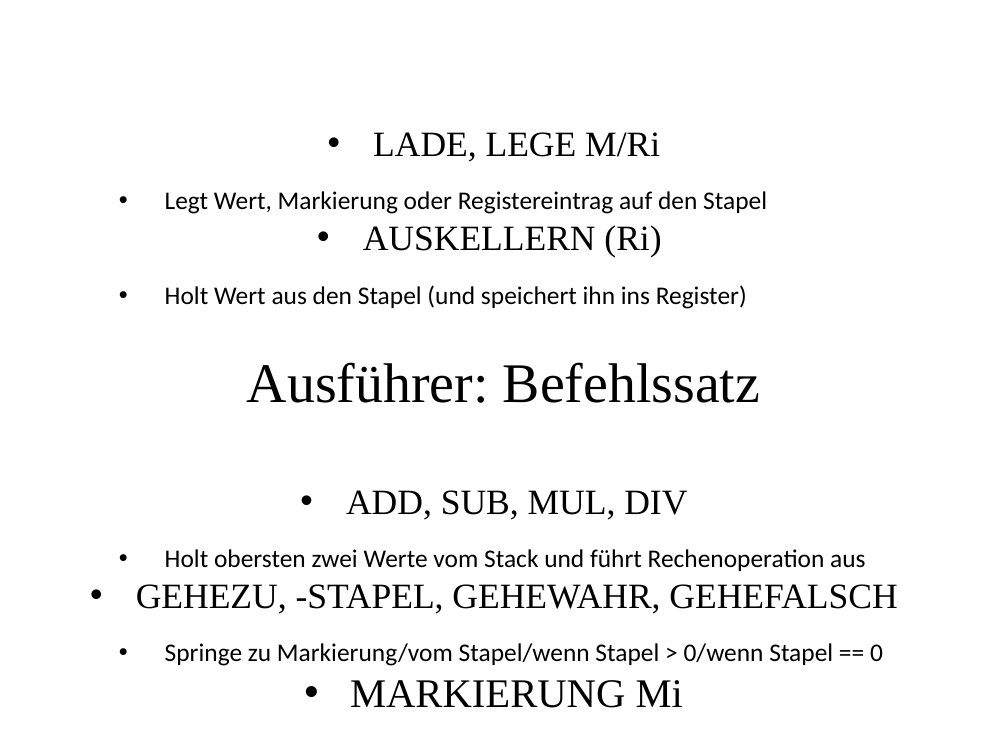
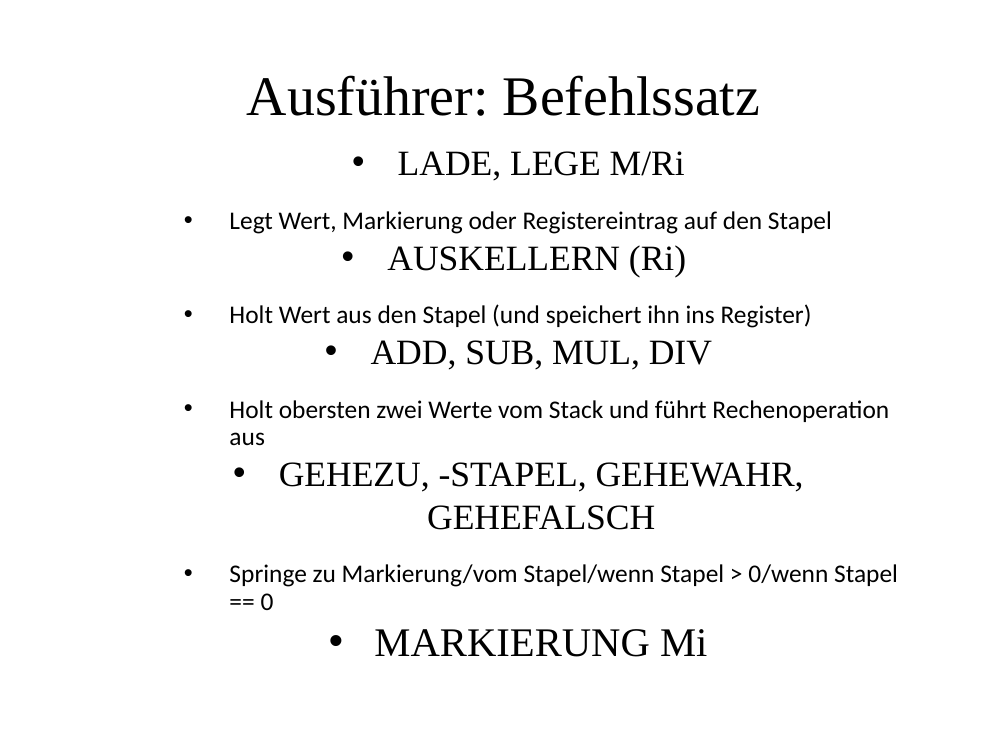
Before and after one commit to MasterInformatikHsBochum/Eine-deutsche-Praesentation, a slide deck: slide 8 of Präsentation.odp. Drawn at 1008x756 pixels with LibreOffice and Linux fonts; fonts in the diff are those of the drawing; background and template pictures are left out. Boxes give left, top, right and bottom in pixels: in the first picture for what was removed or moved away, otherwise in the second. Text is boxed around its words. In the diff, an @@ line names an element or a change of style, - is before the commit and + after.

Commit message:
Fazit und Ausblick erstellt + Ausführer korrigiert

```diff
--- a/Präsentation.odp
+++ b/Präsentation.odp
@@ title "Ausführer: Befehlssatz" moved from (x1=247, y1=362, x2=760, y2=403) to (x1=247, y1=75, x2=760, y2=116) @@
@@ subtitle "LADE, LEGE M/Ri" moved from (x1=136, y1=132, x2=897, y2=708) to (x1=229, y1=151, x2=898, y2=657) @@
@@ subtitle "LADE, LEGE M/Ri" at (x1=229, y1=151, x2=898, y2=657): vertical alignment top to middle @@
```
Also in this commit, not shown: 2 slides added, 2 slides removed.
